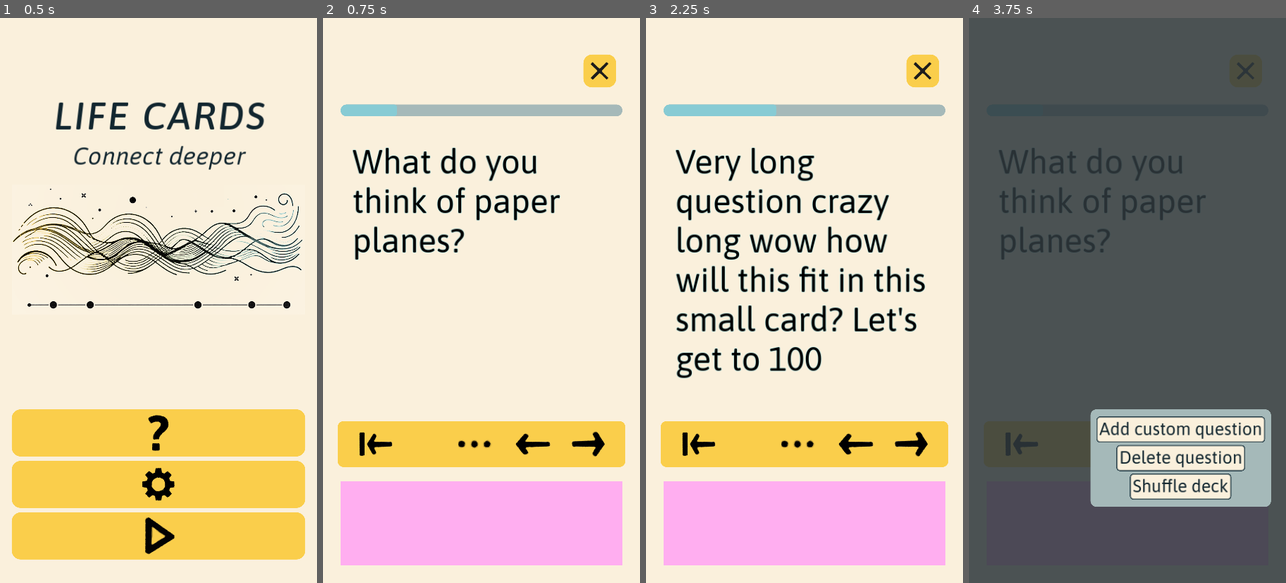
Above: before the commit, frames 1-4 (left to right).
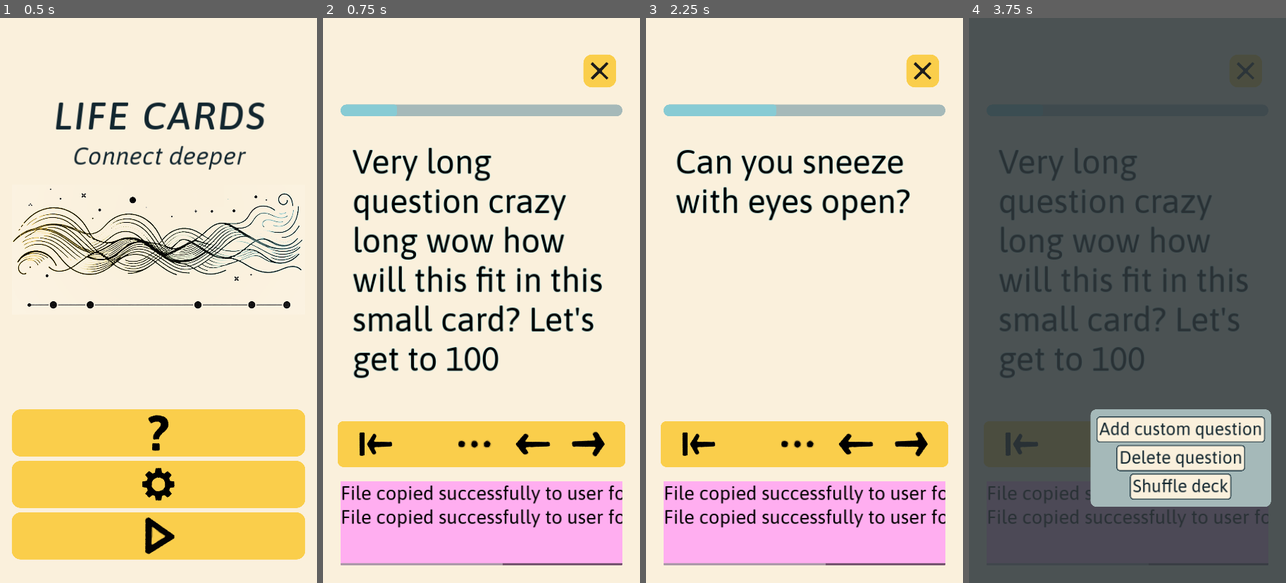
Above: after the commit, the same moments.

Repository: edoartworks/LifeCards
Game: Godot game, scene res://Game/screen_main.tscn
The game is run twice, just before and just after one commit, with the same random seed, the same clock (stepped at 60 frames per second) and the same inputs.
Inputs (mouse positions are in pixels of both pictures, inside the frame that each line leads up to):
- Up to frame 1 (0.5 s): no input
- Up to frame 2 (0.75 s): click (481, 537) at 0.5 s
- Up to frame 3 (2.25 s): click (804, 537) at 1.25 s; click (909, 441) at 2 s
- Up to frame 4 (3.75 s): click (1019, 441) at 2.75 s; click (1121, 441) at 3.5 s

Frame 1 is identical in both runs. In frame 2, 9.9% of the frame differs, in the area x 5-95%, y 22-97%; in frame 3, 10%; in frame 4, 5.0%.
Error after the commit: Parse Error: Unexpected "Identifier" in class body. (res://Game/screen_settings.gd:16)

Commit message:
added toggle setting UI + WIP settings cfg logic

Diff:
--- /dev/null
+++ b/Data/settings.cfg
@@ -0,0 +1,3 @@
+[main]
+
+shuffle_on_play=false
--- a/Game/Globals/Global.gd
+++ b/Game/Globals/Global.gd
@@ -2,25 +2,39 @@
 
 var DEBUG_MODE = true
 
-var QUESTIONS_FILE_PATH = "res://Data/questions.txt"
-var QUESTIONS_USER_FILE_PATH = "user://questions.txt"
+var QUESTIONS_SRC_PATH = "res://Data/questions.txt"
+var QUESTIONS_USER_PATH = "user://questions.txt"
+var SETTINGS_SRC_PATH = "res://Data/settings.cfg"
+var SETTINGS_USER_PATH = "user://settings.cfg"
 
 var QUESTIONS: Array[String] = []
 var CURRENT_QUESTION_IDX = 0
 
 var DEBUG_QS_FILE_PATH = "res://Data/DEBUG_questions.txt"
 var DEBUG_RESET_USR_QS = false
+var DEBUG_RESET_SETTINGS = false
 var DEBUG_LOG = ""
 
 
 func _ready() -> void:
 	if DEBUG_MODE:
-		QUESTIONS_FILE_PATH = DEBUG_QS_FILE_PATH
+		QUESTIONS_SRC_PATH = DEBUG_QS_FILE_PATH
 		DEBUG_RESET_USR_QS = true
+		DEBUG_RESET_SETTINGS = true
 		if OS.get_name() == "Windows":
 			set_half_resolution()
 
-	copy_questions_to_user_file()
+	# Copy data once on app first launch
+	if not FileAccess.file_exists(QUESTIONS_USER_PATH) or DEBUG_RESET_USR_QS:
+		copy_file(QUESTIONS_SRC_PATH, QUESTIONS_USER_PATH)
+	else:
+		debug("User questions found. Skip res file copy")
+
+	if not FileAccess.file_exists(SETTINGS_USER_PATH) or DEBUG_RESET_SETTINGS:
+		copy_file(SETTINGS_SRC_PATH, SETTINGS_USER_PATH)
+	else:
+		debug("User settings found. Skip res file copy")
+
 	load_questions()
 
 	SignalBus.shuffle_deck.connect(shuffle_deck)
@@ -32,7 +46,7 @@
 			SignalBus.android_back_request.emit()
 
 
-func read_text_file(file_path) -> Array[String]:
+func _read_text_file(file_path) -> Array[String]:
 	var lines: Array[String] = []
 	var file = FileAccess.open(file_path, FileAccess.READ)
 	if file:
@@ -46,11 +60,35 @@
 	return lines
 
 
+# Assuming we only have one "main" section in the cfg
+func get_setting(key: String) -> Variant:
+	var config = ConfigFile.new()
+	var err = config.load(SETTINGS_USER_PATH)
+	if err != OK:
+		debug("Error loading settings file.")
+		return null
+	return config.get_value("main", key, null)
+
+
+func set_setting(key: String, value: Variant) -> void:
+	var config = ConfigFile.new()
+	var err = config.load(SETTINGS_USER_PATH)
+	if err != OK:
+		debug("Error loading settings file.")
+		return
+
+	if config.has_section_key("main", key):
+		config.set_value("main", key, value)
+		var save_err = config.save(SETTINGS_USER_PATH)
+		if save_err != OK:
+			debug("Error saving settings file.")
+	else:
+		assert(false, str("Trying to set key that does not exist: " + key))
+
+
 func load_questions() -> void:
-	QUESTIONS = read_text_file(QUESTIONS_USER_FILE_PATH)
-	if QUESTIONS.size() > 0:
-		shuffle_deck()
-	else:
+	QUESTIONS = _read_text_file(QUESTIONS_USER_PATH)
+	if QUESTIONS.size() == 0:
 		debug("No questions loaded.")
 
 
@@ -58,25 +96,24 @@
 	QUESTIONS.shuffle()
 
 
-func copy_questions_to_user_file() -> void:
-	if not FileAccess.file_exists(QUESTIONS_USER_FILE_PATH) or DEBUG_RESET_USR_QS:
-		var file = FileAccess.open(QUESTIONS_FILE_PATH, FileAccess.READ)
-		if not file:
-			debug(str("Failed to open res file: ", QUESTIONS_FILE_PATH))
+func copy_file(source_path: String, destination_path: String, override_existing: bool = true) -> void:
+	var source_file = FileAccess.open(source_path, FileAccess.READ)
+	if source_file:
+		if FileAccess.file_exists(destination_path) and not override_existing:
+			debug(str("Destination file already exists and override is not allowed: " + destination_path))
+			source_file.close()
 			return
 
-		var content = file.get_as_text()
-		file.close()
-		file = FileAccess.open(QUESTIONS_USER_FILE_PATH, FileAccess.WRITE)
-		if not file:
-			debug(str("Failed to open user file: ", QUESTIONS_USER_FILE_PATH))
-			return
-
-		file.store_string(content)
-		file.close()
+		var destination_file = FileAccess.open(destination_path, FileAccess.WRITE)
+		if destination_file:
+			destination_file.store_buffer(source_file.get_buffer(source_file.get_length()))
+			destination_file.close()
+			debug(str("File copied successfully to user folder: " + destination_path))
+		else:
+			debug(str("Failed to open user file: " + destination_path))
+		source_file.close()
 	else:
-		debug("User questions found. Skip res file copy")
-		return
+		debug(str("Failed to open source file: " + source_path))
 
 
 ### DEBUG
--- a/Game/screen_main_menu.gd
+++ b/Game/screen_main_menu.gd
@@ -3,6 +3,7 @@
 
 func _on_btn_play_pressed() -> void:
 	SignalBus.main_menu_play_pressed.emit()
+	#TODO: shuffle if settings is enabled
 
 
 func _on_btn_settings_pressed() -> void:
--- a/Game/screen_settings.gd
+++ b/Game/screen_settings.gd
@@ -7,3 +7,11 @@
 
 func _on_btn_add_q_pressed() -> void:
 	SignalBus.show_add_question_screen.emit()
+
+
+func _on_toggle_shuffle_play_toggle_pressed(new_toggle_state: bool) -> void:
+	Global.set_setting("shuffle_on_play", new_toggle_state)
+
+
+TODO: change Global.gd so that it loads and copies default settings from here
+# instead that from the Res file.
--- a/Game/screen_settings.tscn
+++ b/Game/screen_settings.tscn
@@ -1,6 +1,7 @@
-[gd_scene load_steps=3 format=3 uid="uid://c8ds5p7u08cgn"]
+[gd_scene load_steps=4 format=3 uid="uid://c8ds5p7u08cgn"]
 
 [ext_resource type="Script" path="res://Game/screen_settings.gd" id="1_hu3bw"]
+[ext_resource type="PackedScene" uid="uid://c7wye7vxg5u13" path="res://Game/settings_toggle.tscn" id="2_6drmw"]
 [ext_resource type="Texture2D" uid="uid://cfveb17qyderm" path="res://Art/icon_confirm.png" id="2_nu078"]
 
 [node name="screen_settings" type="CanvasLayer"]
@@ -52,6 +53,11 @@
 theme_type_variation = &"Button_Text_Menu"
 text = "Add custom question"
 
+[node name="toggle_shuffle_play" parent="BG/MarginContainer/cont_main" instance=ExtResource("2_6drmw")]
+layout_mode = 2
+display_text = "Shuffle deck on play"
+setting_key = "shuffle_on_plau"
+
 [node name="spacer5" type="Control" parent="BG/MarginContainer/cont_main"]
 custom_minimum_size = Vector2(0, 60)
 layout_mode = 2
@@ -74,4 +80,5 @@
 size_flags_stretch_ratio = 0.02
 
 [connection signal="pressed" from="BG/MarginContainer/cont_main/btn_add_q" to="." method="_on_btn_add_q_pressed"]
+[connection signal="toggle_pressed" from="BG/MarginContainer/cont_main/toggle_shuffle_play" to="." method="_on_toggle_shuffle_play_toggle_pressed"]
 [connection signal="pressed" from="BG/MarginContainer/cont_main/HBoxContainer/btn_exit" to="." method="_on_btn_exit_pressed"]
--- /dev/null
+++ b/Game/settings_toggle.gd
@@ -0,0 +1,39 @@
+@tool
+extends PanelContainer
+
+
+@export var display_text: String
+@export var is_toggle_on: bool = false
+@export var setting_key: String
+
+var TOGGLE_ON_ART = load("res://Art/icon_toggle_on.png")
+var TOGGLE_OFF_ART = load("res://Art/icon_toggle_off.png")
+@onready var lbl_text = $h_cont/lbl_text
+@onready var toggle_texture = $h_cont/t_toggle
+
+signal toggle_pressed(new_toggle_state: bool)
+
+
+func _ready() -> void:
+	lbl_text.text = display_text
+	update_texture()
+
+
+func _process(_delta: float) -> void:
+	# Preview string in editor
+	if Engine.is_editor_hint():
+		_ready()
+
+
+func _on_gui_input(event: InputEvent) -> void:
+	if event is InputEventScreenTouch and event.is_pressed():
+		is_toggle_on = not is_toggle_on
+		update_texture()
+		toggle_pressed.emit(is_toggle_on)
+
+
+func update_texture() -> void:
+	if is_toggle_on:
+		toggle_texture.texture = TOGGLE_ON_ART
+	else:
+		toggle_texture.texture = TOGGLE_OFF_ART
--- /dev/null
+++ b/Game/settings_toggle.tscn
@@ -0,0 +1,29 @@
+[gd_scene load_steps=3 format=3 uid="uid://c7wye7vxg5u13"]
+
+[ext_resource type="Texture2D" uid="uid://d147pe4qujumd" path="res://Art/icon_toggle_off.png" id="1_1tgwu"]
+[ext_resource type="Script" path="res://Game/settings_toggle.gd" id="1_w2fx3"]
+
+[node name="toggle" type="PanelContainer"]
+theme_type_variation = &"PanelContainer_Toggle"
+script = ExtResource("1_w2fx3")
+display_text = "setting"
+
+[node name="h_cont" type="HBoxContainer" parent="."]
+layout_mode = 2
+
+[node name="lbl_text" type="Label" parent="h_cont"]
+layout_mode = 2
+theme_override_colors/font_color = Color(0.0699425, 0.148939, 0.185547, 1)
+theme_override_font_sizes/font_size = 80
+text = "setting"
+
+[node name="spacer" type="Control" parent="h_cont"]
+layout_mode = 2
+size_flags_horizontal = 3
+mouse_filter = 2
+
+[node name="t_toggle" type="TextureRect" parent="h_cont"]
+layout_mode = 2
+texture = ExtResource("1_1tgwu")
+
+[connection signal="gui_input" from="." to="." method="_on_gui_input"]
Binary file added: Art/icon_toggle_off.png
Not shown, added: Art/icon_toggle_off.png.import
Binary file added: Art/icon_toggle_on.png
Not shown, added: Art/icon_toggle_on.png.import
Binary file changed: Art/th_custom01.theme
Not shown, added: Art/icon_toggle.psd
Not shown, added: Art/icon_toggle_off.psd
Not shown, added: Art/icon_toggle_on.psd
